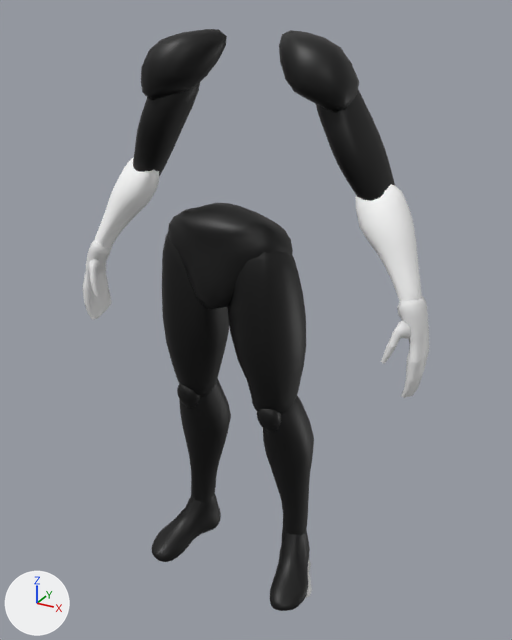
The glTF model Assets/Player/PlayerDummy.glb, before and after one commit.
Rendered twice from a 50 mm camera at (0.485, -0.804, 0.865) aimed at (0.02, 0.042, 0.442). The lights are fixed; the arrows at lower left show +X, +Y and +Z. The older version comes first. Vertices at exactly the same position are counted once.

Names of what the first picture shows: 'B_Dummy_Body', 'B_Dummy_Foor.L', 'B_Dummy_Foor.R', 'B_Dummy_LowerArm.L', 'B_Dummy_LowerArm.R', 'B_Dummy_LowerLeg.L', 'B_Dummy_LowerLeg.R', 'B_Dummy_Palm_L', 'B_Dummy_UpperArm.L', 'B_Dummy_UpperArm.R', 'B_Dummy_UpperLeg.L', 'B_Dummy_UpperLeg.R' and 12 more.
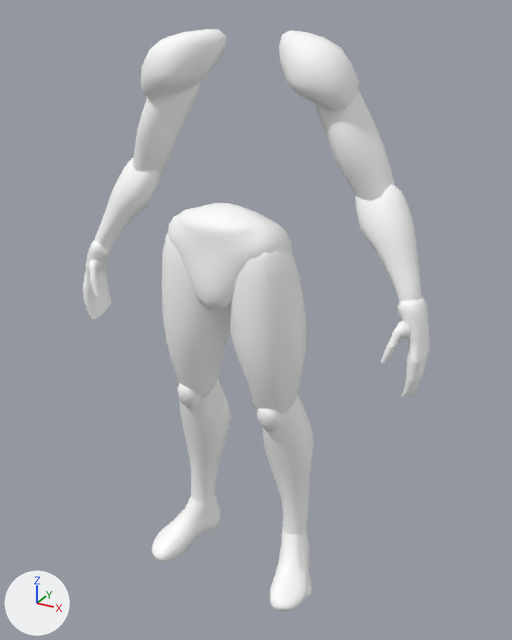
Changed parts and their boxes (x1, y1, x2, y2) in the pictures (512 x 640 px):
part 1 of me_mesh_003, recoloured (black to white): (168, 203, 293, 310) in both
part 2 of me_mesh_070, recoloured (black to white): (270, 529, 310, 611) in both
part 3 of me_mesh_030, recoloured (black to white): (152, 494, 221, 562) in both
part 4 of me_mesh_069, recoloured (black to white): (257, 395, 314, 536) in both
part 5 of me_mesh_035, recoloured (black to white): (177, 378, 231, 510) in both
part 6 of me_mesh_073, recoloured (black to white): (279, 30, 395, 201) in both
part 7 of me_mesh_038, recoloured (black to white): (133, 29, 227, 176) in both
part 8 of me_mesh_068, recoloured (black to white): (227, 250, 306, 414) in both
part 9 of me_mesh_013, recoloured (black to white): (162, 233, 229, 397) in both

What the commit changed:
me_mesh_003 has 386 vertices, 768 faces and spans x -0.091..0.091, y -0.06..0.074, z 0.484..0.625.
me_mesh_003 is used by ob_b_dummy_body; location (0.0, 0.0, 0.0).
me_mesh_003 part 1: 768 faces centred in x -0.089..0.09, y -0.059..0.074, z 0.485..0.625 are repainted in the vertex colours; the middle colour goes from black #000000 to white #ffffff.
me_mesh_070 has 386 vertices, 768 faces and spans x 0.0649..0.1429, y -0.0618..0.078, z 0.0015..0.1161.
me_mesh_070 is used by ob_b_dummy_foor_l; location (0.0, 0.0, 0.0).
me_mesh_070 part 2: 768 faces centred in x 0.065..0.1428, y -0.0615..0.0777, z 0.0017..0.1125 are repainted in the vertex colours; the middle colour goes from black #000000 to white #ffffff.
me_mesh_030 has 386 vertices, 768 faces and spans x -0.1429..-0.0649, y -0.0618..0.078, z 0.0015..0.1161.
me_mesh_030 is used by ob_b_dummy_foor_r; location (0.0, 0.0, 0.0).
me_mesh_030 part 3: 768 faces centred in x -0.1428..-0.065, y -0.0615..0.0777, z 0.0017..0.1125 are repainted in the vertex colours; the middle colour goes from black #000000 to white #ffffff.
me_mesh_069 has 484 vertices, 960 faces and spans x 0.038..0.114, y -0.026..0.084, z 0.047..0.355.
me_mesh_069 is used by ob_b_dummy_lowerleg_l; location (0.0, 0.0, 0.0).
me_mesh_069 part 4: 960 faces centred in x 0.039..0.114, y -0.026..0.084, z 0.048..0.355 are repainted in the vertex colours; the middle colour goes from black #000000 to white #ffffff.
me_mesh_035 has 484 vertices, 960 faces and spans x -0.114..-0.038, y -0.026..0.084, z 0.047..0.355.
me_mesh_035 is used by ob_b_dummy_lowerleg_r; location (0.0, 0.0, 0.0).
me_mesh_035 part 5: 960 faces centred in x -0.114..-0.039, y -0.026..0.084, z 0.048..0.355 are repainted in the vertex colours; the middle colour goes from black #000000 to white #ffffff.
me_mesh_073 has 260 vertices, 512 faces and spans x 0.042..0.213, y 0.001..0.101, z 0.611..0.84.
me_mesh_073 is used by ob_b_dummy_upperarm_l; location (0.0, 0.0, 0.0).
me_mesh_073 part 6: 512 faces centred in x 0.043..0.21, y 0.002..0.1, z 0.613..0.839 are repainted in the vertex colours; the middle colour goes from black #000000 to white #ffffff.
me_mesh_038 has 260 vertices, 512 faces and spans x -0.213..-0.042, y 0.001..0.101, z 0.611..0.84.
me_mesh_038 is used by ob_b_dummy_upperarm_r; location (0.0, 0.0, 0.0).
me_mesh_038 part 7: 512 faces centred in x -0.21..-0.043, y 0.002..0.1, z 0.613..0.839 are repainted in the vertex colours; the middle colour goes from black #000000 to white #ffffff.
me_mesh_068 has 258 vertices, 512 faces and spans x 0.008..0.109, y -0.052..0.061, z 0.304..0.59.
me_mesh_068 is used by ob_b_dummy_upperleg_l; location (0.0, 0.0, 0.0).
me_mesh_068 part 8: 512 faces centred in x 0.009..0.109, y -0.051..0.061, z 0.306..0.59 are repainted in the vertex colours; the middle colour goes from black #000000 to white #ffffff.
me_mesh_013 has 258 vertices, 512 faces and spans x -0.109..-0.008, y -0.052..0.061, z 0.304..0.59.
me_mesh_013 is used by ob_b_dummy_upperleg_r; location (0.0, 0.0, 0.0).
me_mesh_013 part 9: 512 faces centred in x -0.109..-0.009, y -0.051..0.061, z 0.306..0.59 are repainted in the vertex colours; the middle colour goes from black #000000 to white #ffffff.
